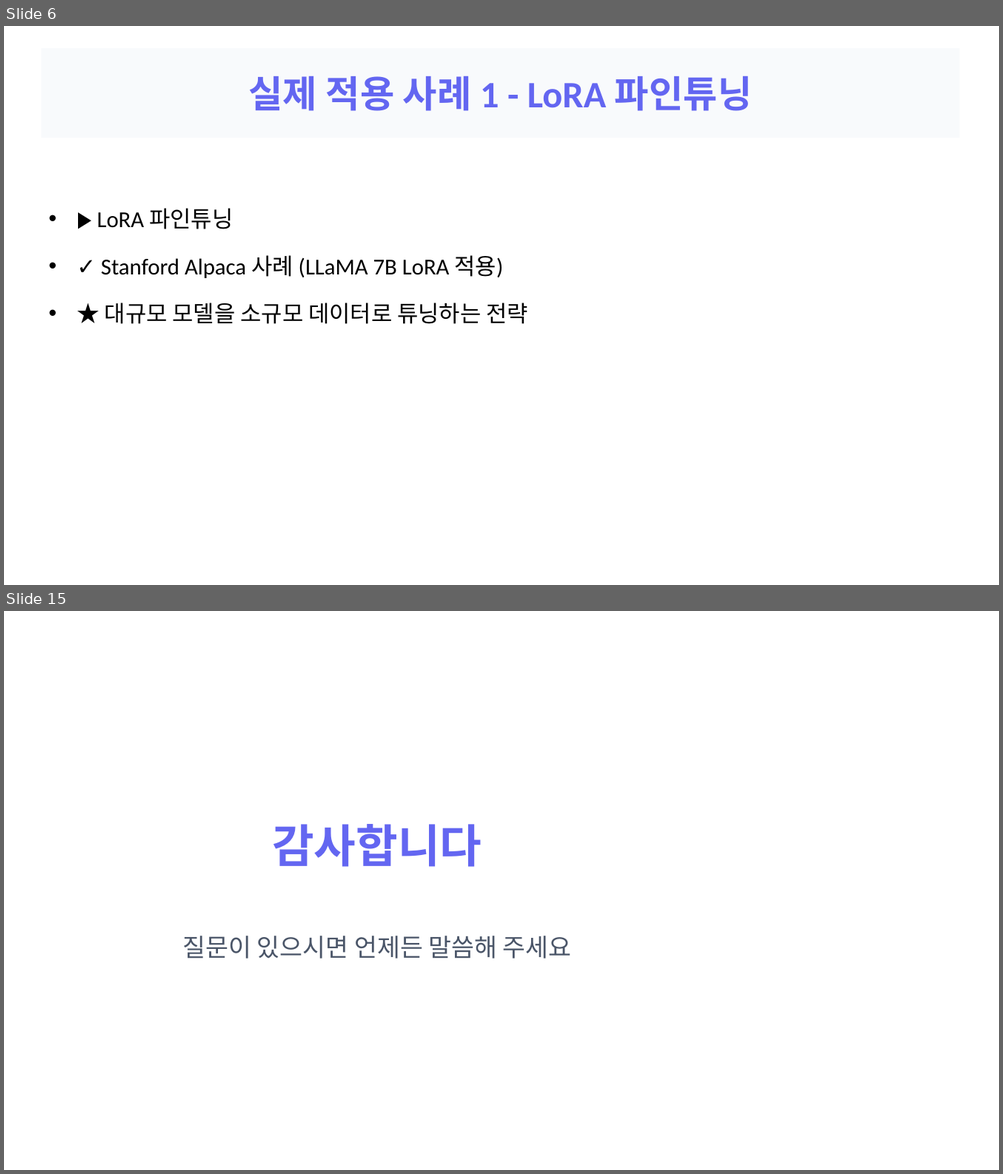
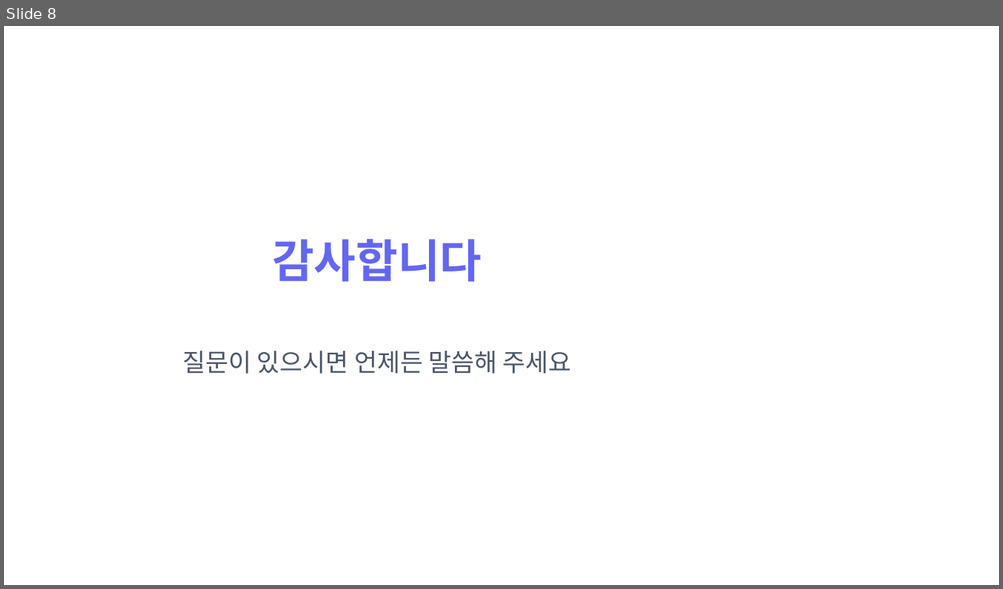
Before and after one commit to devna0111/FlowMate, a slide deck: uploads/pptx_sample.pptx. Shown one above the other, each under a label of ours: slides 6 and 15 before the commit, slide 8 after it; the slides between them are not shown. The pictures are 1003x1174 and 1003x589 pixels, drawn with LibreOffice and Linux fonts; fonts in the diff are those of the drawing. Boxes give left, top, right and bottom in pixels: in the first picture for what was removed or moved away, otherwise in the second. Text is boxed around its words. In the diff, an @@ line names an element or a change of style, - is before the commit and + after.

```diff
--- a/uploads/pptx_sample.pptx
+++ b/uploads/pptx_sample.pptx
@@ slide 6 removed at <box>4,26,999,585</box>, background #FFFFFF @@
@@ title removed at <box>41,48,959,138</box> @@
-실제 적용 사례 1 - LoRA 파인튜닝
@@ text removed at <box>97,208,528,324</box> @@
-• ▶ LoRA 파인튜닝
-• ✓ Stanford Alpaca 사례 (LLaMA 7B LoRA 적용)
-• ★ 대규모 모델을 소규모 데이터로 튜닝하는 전략
@@ what was slide 15 is now slide 8 @@
```
Also in this commit, not shown: 1 slide changed, 6 slides added, 12 other slides removed, 14 other files.
